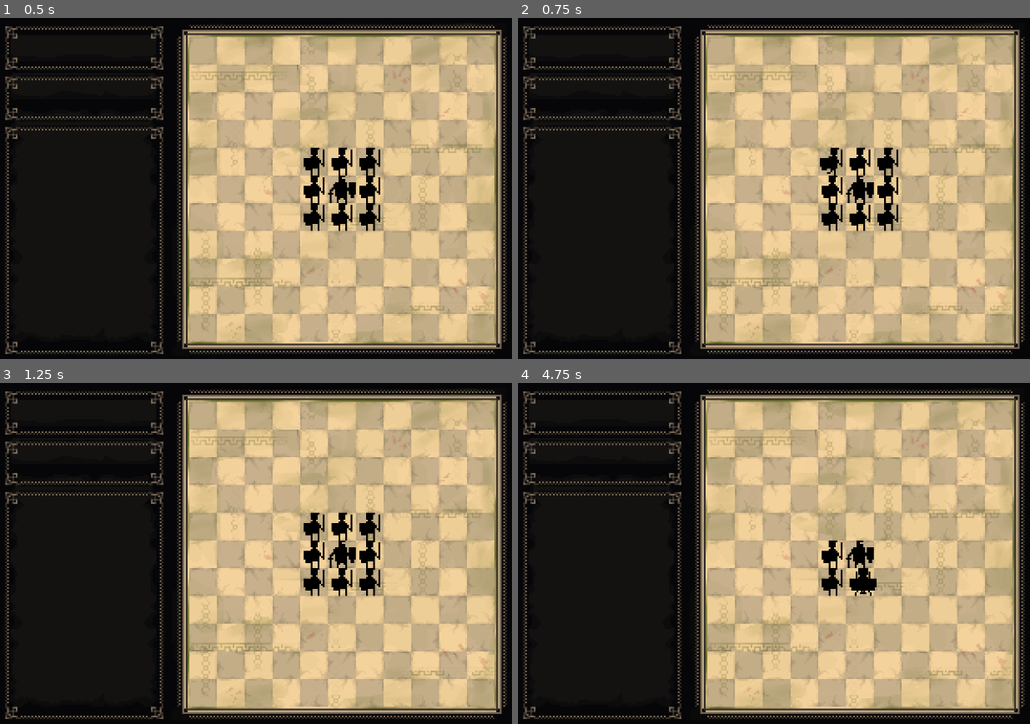
Above: before the commit, frames 1-4 (two rows, left to right).
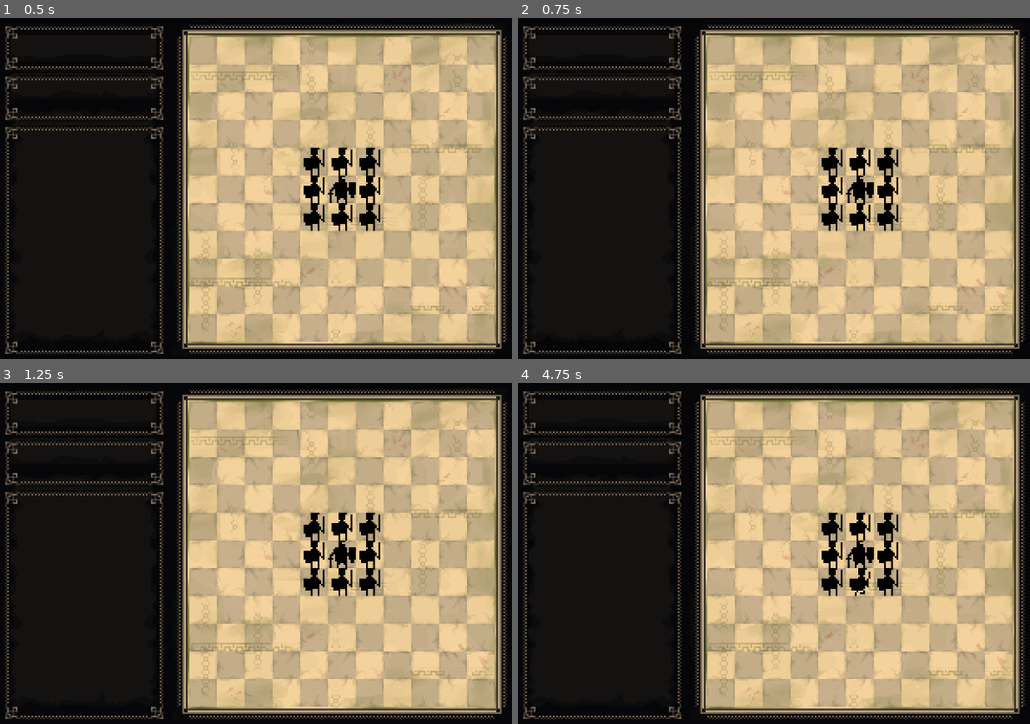
Above: after the commit, the same moments.

Repository: ibirothe/kings-rescue
Game: Godot game, scene res://Scenes/Level.tscn
Two runs of this game, one before a commit and one after it. Both use one fixed random seed, a clock stepped at 60 frames per second and the inputs below.
Inputs (mouse positions are in pixels of both pictures, inside the frame that each line leads up to):
- Up to frame 1 (0.5 s): no input
- Up to frame 2 (0.75 s): tap Enter at 0.5 s; move the mouse to (830, 161) at 0.52 s; click (830, 161) at 0.6 s
- Up to frame 3 (1.25 s): no input
- Up to frame 4 (4.75 s): move the mouse to (861, 526) at 1.27 s; click (861, 526) at 1.35 s; move the mouse to (886, 526) at 2.02 s; click (886, 526) at 2.1 s; move the mouse to (886, 553) at 2.77 s; click (886, 553) at 2.85 s; move the mouse to (886, 580) at 3.52 s; click (886, 580) at 3.6 s; move the mouse to (861, 580) at 4.27 s; click (861, 580) at 4.35 s

Frame 1 is identical in both runs. In frame 2, less than 0.1% of the frame differs, in the area x 58-63%, y 37-47%; in frame 3, less than 0.1%; in frame 4, 1.1%, in the area x 59-75%, y 37-63%.

Commit message:
Fixed soldier select
Bugs mostly when someone's moving

Diff:
--- /dev/null
+++ b/kings-rescue/Scenes/level.gd
@@ -0,0 +1 @@
+extends Node2D
--- a/kings-rescue/Scenes/soldier.tscn
+++ b/kings-rescue/Scenes/soldier.tscn
@@ -88,7 +88,7 @@
 radius = 6.08276
 
 [sub_resource type="RectangleShape2D" id="RectangleShape2D_dm2i7"]
-size = Vector2(14, 18)
+size = Vector2(16, 18)
 
 [sub_resource type="RectangleShape2D" id="RectangleShape2D_dl8vv"]
 size = Vector2(28, 5)
--- a/kings-rescue/Scripts/game_manager.gd
+++ b/kings-rescue/Scripts/game_manager.gd
@@ -25,25 +25,22 @@
 
 
 func _physics_process(delta: float) -> void:
-	active_soldier = true
-	#print("in a way ", soldier_in_a_way, "; active ", active_soldier, "; changing ", soldier_changing)
-	if active_soldier== true:
-		print("; active ", active_soldier)
 
-	if active_soldier == false:
-		print("WTF")
+
 	if cycle_odd == true:
 		cycle_odd = false
 	else:
 		cycle_odd == true
 
 	if soldier_in_a_way == true:
+		print("in a way ", soldier_in_a_way, "; active ", active_soldier, "; changing ", soldier_changing)
 		if skip_cycle == true:
 			pass
 			skip_cycle = false
 		else:
 			soldier_in_a_way = false
 			skip_cycle = true
+			soldier_changing = false
 	if click_resolved == true:
 		if skip_cycle == true:
 			pass
@@ -51,6 +48,7 @@
 		else:
 			click_resolved = false
 			skip_cycle = true
+
 
 
 func spawn_soldiers():
--- a/kings-rescue/Scripts/soldier.gd
+++ b/kings-rescue/Scripts/soldier.gd
@@ -23,7 +23,7 @@
 func _ready() -> void:
 	# Start with default animation
 	animated_sprite_2d.play("default")
-	subclass = GameManager.get_subclass(1)
+	subclass = get_parent().get_subclass(1)
 	match subclass:
 		"brute":
 			assassin = true
@@ -31,6 +31,8 @@
 
 
 func _physics_process(_delta: float) -> void:
+	if active ==true:
+		print(im_new)
 	match current_state:
 		State.INACTIVE:
 			handle_inactive_state()
@@ -54,43 +56,53 @@
 
 func handle_idle_state() -> void:
 	 #, #GameManager.soldier_changing
-	if GameManager.soldier_changing == true and im_new == false:
+	if get_parent().soldier_changing == true and im_new == false:
 		transition_to_state(State.INACTIVE)
-	if Input.is_action_just_pressed("left_click") and GameManager.click_resolved == false:
+	if get_parent().soldier_changing == false and im_new == true:
+		im_new = false
+		active = true
+	if Input.is_action_just_pressed("left_click") and get_parent().click_resolved == false:
 		var click_pos = get_global_mouse_position()
 		# If clicked far from character, return to inactive
 		if position.distance_to(click_pos) > INTERACTION_RADIUS:
 			AudioManager.play_sound("disselect_soldier")
+			print("Becoming inactive")
 			transition_to_state(State.INACTIVE)
-			if active==true:
-				#GameManager.active_soldier = false
-				active = false
+			if get_parent().soldier_changing == false:
+				get_parent().active_soldier = false
+			active = false
 		else:
 			handle_movement_input()
 
 
 func handle_movement_input() -> void:
+	match current_state:
+		State.INACTIVE:
+			return
 	if not Input.is_action_just_pressed("left_click"):
 		return
-	"""if cycle_sync == false:
-			cycle_sync = true
-	else:"""
 	var click_pos = get_global_mouse_position()
 
 	# Check if click is outside interaction range
 	if position.distance_to(click_pos) > INTERACTION_RADIUS:
+		print("Becoming inactive")
 		transition_to_state(State.INACTIVE)
+		if get_parent().soldier_changing == false:
+			get_parent().active_soldier = false
+			im_new = true
+			active = false
 		return
-
+	if get_parent().soldier_changing == true and im_new == false:
+		transition_to_state(State.INACTIVE)
+		im_new = true
+		active = false
 	var movement = calculate_grid_movement(click_pos)
 
 	if movement != Vector2.ZERO:
 		# Update sprite flip based on movement direction
 		if movement.x != 0:
 			animated_sprite_2d.flip_h = movement.x < 0
-	if GameManager.soldier_in_a_way == true and im_new == false:
-		transition_to_state(State.INACTIVE)
-		return
+
 	move_character(movement)
 
 
@@ -106,6 +118,11 @@
 	return Vector2.ZERO
 
 func move_character(movement: Vector2) -> void:
+	print(get_parent().soldier_in_a_way, im_new)
+	if get_parent().soldier_in_a_way == true and im_new == false:
+		print("Guy in a way")
+		transition_to_state(State.INACTIVE)
+		return
 	if current_state == State.MOVING:
 		return
 	transition_to_state(State.MOVING)
@@ -121,7 +138,7 @@
 		animated_sprite_2d.play("idle")
 		transition_to_state(State.IDLE)
 	)
-	GameManager.movement_resolved(possible_assassination, soldier_close)
+	get_parent().movement_resolved(possible_assassination, soldier_close)
 
 func transition_to_state(new_state: State) -> void:
 	match new_state:
@@ -138,18 +155,17 @@
 
 func _on_area_2d_input_event(viewport: Node, event: InputEvent, shape_idx: int) -> void:
 	if Input.is_action_just_pressed("left_click"):
-		if GameManager.active_soldier == false and GameManager.click_resolved == false:
-			GameManager.active_soldier = true
-			GameManager.click_resolved = true
+		if get_parent().active_soldier == false and get_parent().click_resolved == false:
+			get_parent().active_soldier = true
+			get_parent().click_resolved = true
 			im_new = false
 			active = true
 			#print("soldier activated", click_resolved)
-		if GameManager.active_soldier == true and GameManager.click_resolved == false:
-			GameManager.soldier_in_a_way = true
-			GameManager.soldier_changing = true
-			GameManager.click_resolved = true
+		if get_parent().active_soldier == true and get_parent().click_resolved == false:
+			get_parent().soldier_in_a_way = true
+			get_parent().soldier_changing = true
+			get_parent().click_resolved = true
 			print("changing soldier")
-			im_new = false
 		AudioManager.play_sound("select_soldier")
 		transition_to_state(State.IDLE)
 
--- a/kings-rescue/project.godot
+++ b/kings-rescue/project.godot
@@ -18,8 +18,6 @@
 [autoload]
 
 AudioManager="*res://Scenes/AudioManager.tscn"
-GameManager="*res://Scripts/game_manager.gd"
-Level="*res://Scenes/Level.tscn"
 King="*res://Scenes/king.tscn"
 
 [input]
